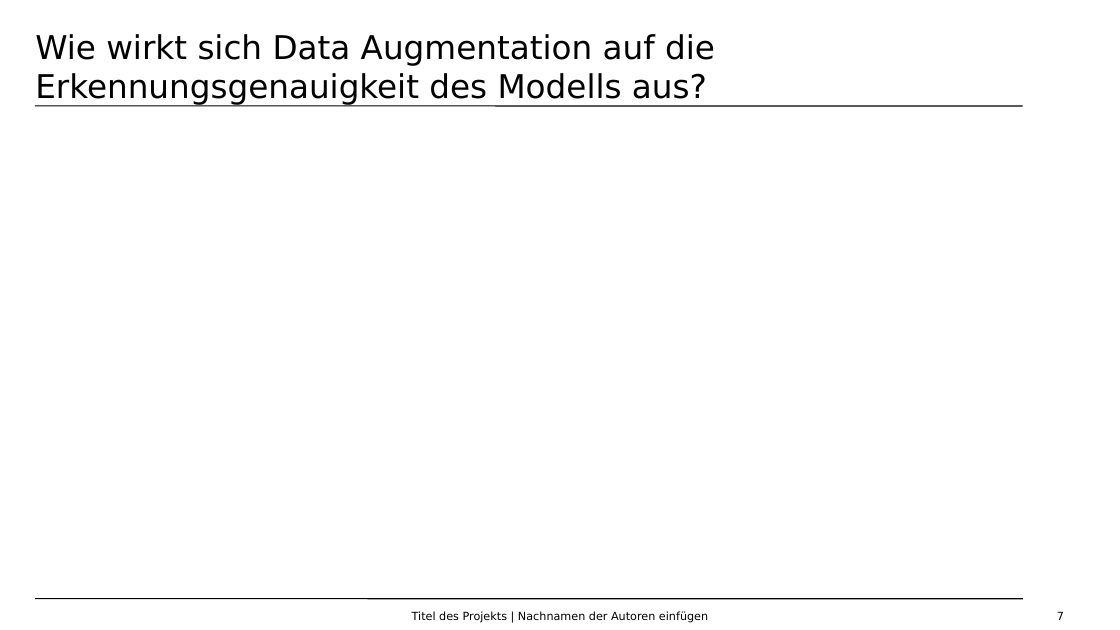
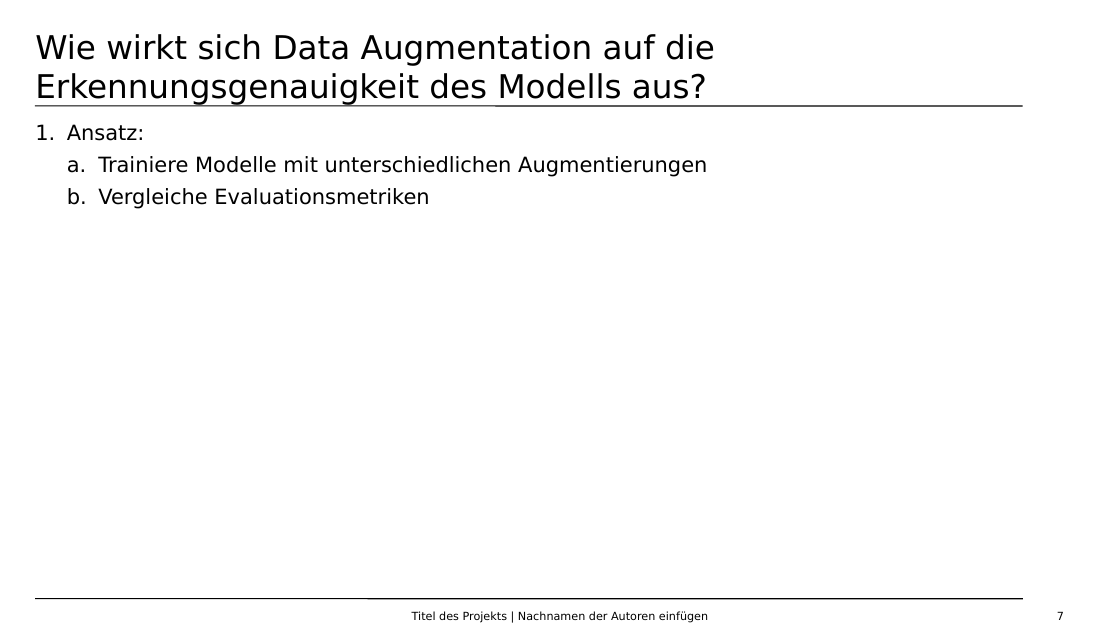
Before and after one commit to Benedikt52/ADA, a slide deck: slide 7 of ADA_SoSe2025_Waldbranderkennung.pptx. Drawn at 1120x630 pixels with LibreOffice and Linux fonts; fonts in the diff are those of the drawing; background and template pictures are left out. Boxes give left, top, right and bottom in pixels: in the first picture for what was removed or moved away, otherwise in the second. Text is boxed around its words. In the diff, an @@ line names an element or a change of style, - is before the commit and + after.

```diff
--- a/ADA_SoSe2025_Waldbranderkennung.pptx
+++ b/ADA_SoSe2025_Waldbranderkennung.pptx
@@ text added at (x1=67, y1=124, x2=707, y2=209), 18 pt, text #000000 @@
+1. Ansatz:
+  a. Trainiere Modelle mit unterschiedlichen Augmentierungen
+  b. Vergleiche Evaluationsmetriken
```
Also in this commit, not shown: 6 slides added.
